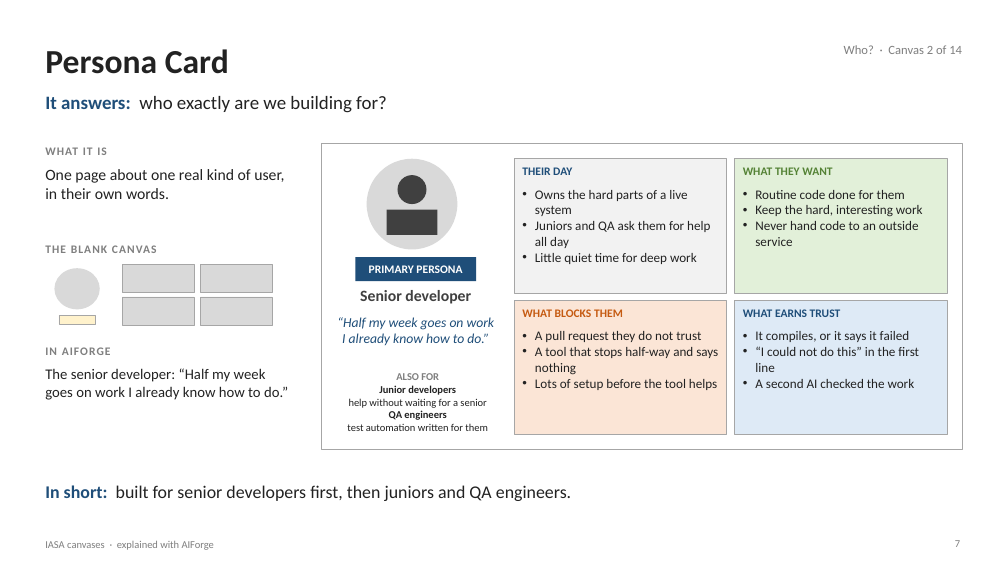
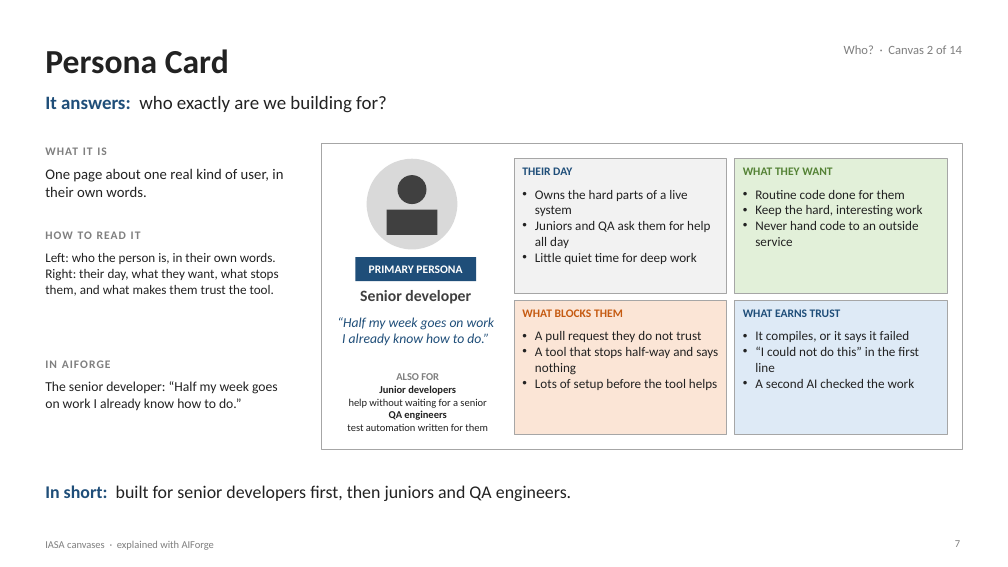
Before and after one commit to Manikanta-Reddy-Pasala/tools, a slide deck: slide 7 of course/iasa-aiforge/IASA-Canvases-with-AIForge.pptx. Drawn at 1008x567 pixels with LibreOffice and Linux fonts; fonts in the diff are those of the drawing. Boxes give left, top, right and bottom in pixels: in the first picture for what was removed or moved away, otherwise in the second. Text is boxed around its words. In the diff, an @@ line names an element or a change of style, - is before the commit and + after.

```diff
--- a/course/iasa-aiforge/IASA-Canvases-with-AIForge.pptx
+++ b/course/iasa-aiforge/IASA-Canvases-with-AIForge.pptx
@@ text "One page about one real ..." at (x1=45, y1=169, x2=283, y2=197): size 15 to 14 pt @@
@@ text added at (x1=45, y1=231, x2=141, y2=239), 11 pt, text #7F7F7F, bold @@
+HOW TO READ IT
@@ text removed at (x1=45, y1=245, x2=157, y2=253) @@
-THE BLANK CANVAS
@@ text added at (x1=45, y1=253, x2=279, y2=296), 12.5 pt, text #222222 @@
+Left: who the person is, in their own words. Right: their day, what they want, what stops them, and what makes them trust the tool.
@@ ellipse removed at (x1=54, y1=268, x2=100, y2=309) @@
@@ rectangle removed at (x1=123, y1=265, x2=194, y2=293) @@
@@ rectangle removed at (x1=200, y1=265, x2=271, y2=293) @@
@@ rectangle removed at (x1=123, y1=297, x2=194, y2=325) @@
@@ rectangle removed at (x1=200, y1=297, x2=271, y2=325) @@
@@ rectangle removed at (x1=59, y1=315, x2=95, y2=324) @@
@@ text "IN AIFORGE" moved from (x1=45, y1=347, x2=111, y2=355) to (x1=45, y1=360, x2=111, y2=368) @@
@@ text "The senior developer: “Half my ..." moved from (x1=45, y1=368, x2=288, y2=400) to (x1=45, y1=381, x2=278, y2=411) @@
@@ text "The senior developer: “Half my ..." at (x1=45, y1=381, x2=278, y2=411): size 14 to 13 pt @@
```
Also in this commit, not shown: 14 other slides changed, 2 other files.
